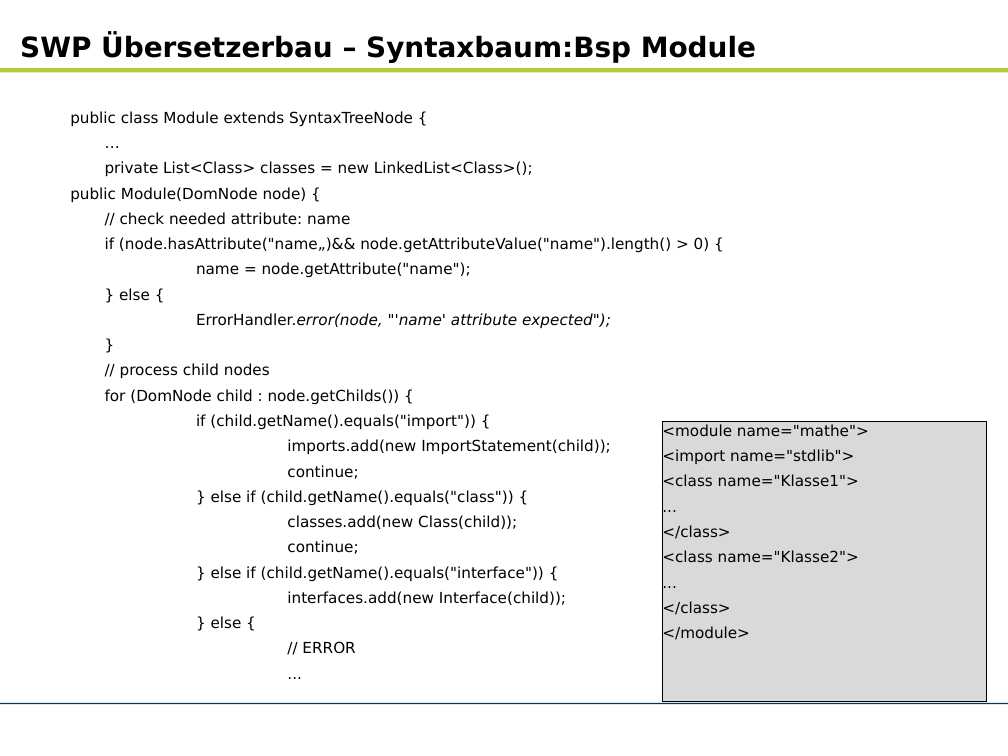
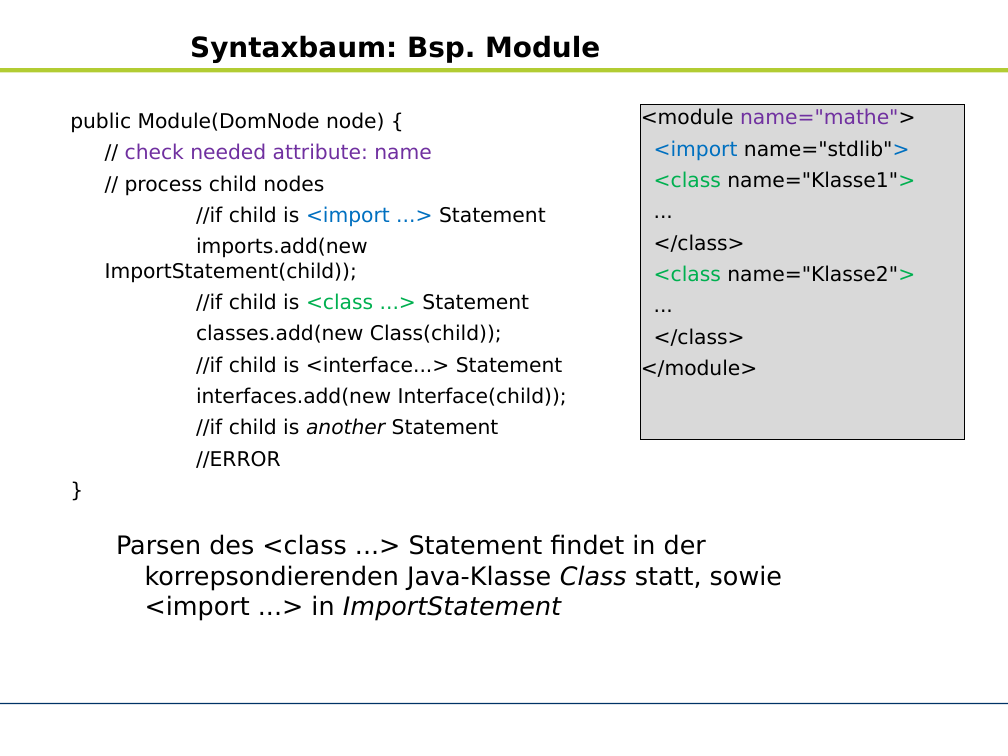
Before and after one commit to zhongxinhua/sose10-swp-uebersetzerbau, a slide deck: slide 8 of trunk/dokumentation/AR_SWP Uebersetzerbau (SS10)_v2.pptx (slide 6 before the commit). Drawn at 1008x756 pixels with LibreOffice and Linux fonts; fonts in the diff are those of the drawing; background and template pictures are left out. Boxes give left, top, right and bottom in pixels: in the first picture for what was removed or moved away, otherwise in the second. Text is boxed around its words. In the diff, an @@ line names an element or a change of style, - is before the commit and + after.

```diff
--- a/trunk/dokumentation/AR_SWP Uebersetzerbau (SS10)_v2.pptx
+++ b/trunk/dokumentation/AR_SWP Uebersetzerbau (SS10)_v2.pptx
@@ title at (190, 35, 600, 62): text changed @@
-SWP Übersetzerbau – Syntaxbaum:Bsp Module
+Syntaxbaum: Bsp. Module
@@ text at (70, 111, 533, 177): paragraphs removed @@
-public class Module extends SyntaxTreeNode {
-…
-private List<Class> classes = new LinkedList<Class>();
@@ text at (70, 112, 431, 160): size 12 to 16 pt in "public Module(DomNode node) {", "// check needed attribute: name", "}"; text colour #000000 to #7030A0 in "check needed attribute: name" @@
@@ rectangle "<module name="mathe">": place and size @@
-rectangle "<module name="mathe">" at (662, 422, 986, 702)
+rectangle "<module name="mathe">" at (641, 104, 965, 440)
@@ rectangle "<module name="mathe">" at (641, 104, 965, 440): size 12 to 16 pt; text colour #000000 to #7030A0 in "name="mathe">"; text colour #000000 to #0070C0 in "<import name="stdlib">"; text colour #000000 to #00B050 in "<class name="Klasse1">", "<class name="Klasse2">" @@
@@ text at (105, 175, 567, 468): text changed; size 12 to 16 pt @@
-if (node.hasAttribute("name„)&& node.getAttributeValue("name").length() > 0) {
-name = node.getAttribute("name");
-} else {
-ErrorHandler.error(node, "'name' attribute expected");
+// process child nodes
+//if child is <import ...> Statement
+imports.add(new ImportStatement(child));
+//if child is <class ...> Statement
+classes.add(new Class(child));
+//if child is <interface...> Statement
+interfaces.add(new Interface(child));
+//if child is another Statement
+//ERROR
@@ text at (105, 363, 611, 654): paragraphs removed @@
-// process child nodes
-for (DomNode child : node.getChilds()) {
-if (child.getName().equals("import")) {
-imports.add(new ImportStatement(child));
-continue;
-} else if (child.getName().equals("class")) {
-classes.add(new Class(child));
-continue;
-} else if (child.getName().equals("interface")) {
-interfaces.add(new Interface(child));
-} else {
-// ERROR
-...
@@ text added at (116, 534, 782, 621), 20 pt, text #000000 @@
+  Parsen des <class ...> Statement findet in der korrepsondierenden Java-Klasse Class statt, sowie <import ...> in ImportStatement
```
Also in this commit, not shown: 9 other slides changed, 3 slides added, 1 slide removed.
